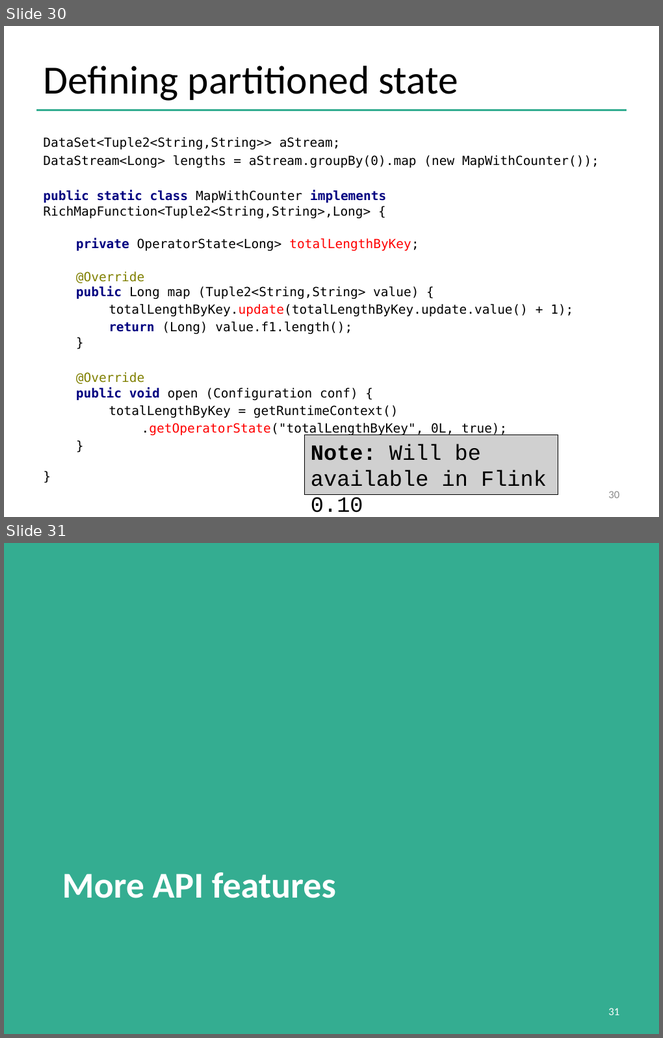
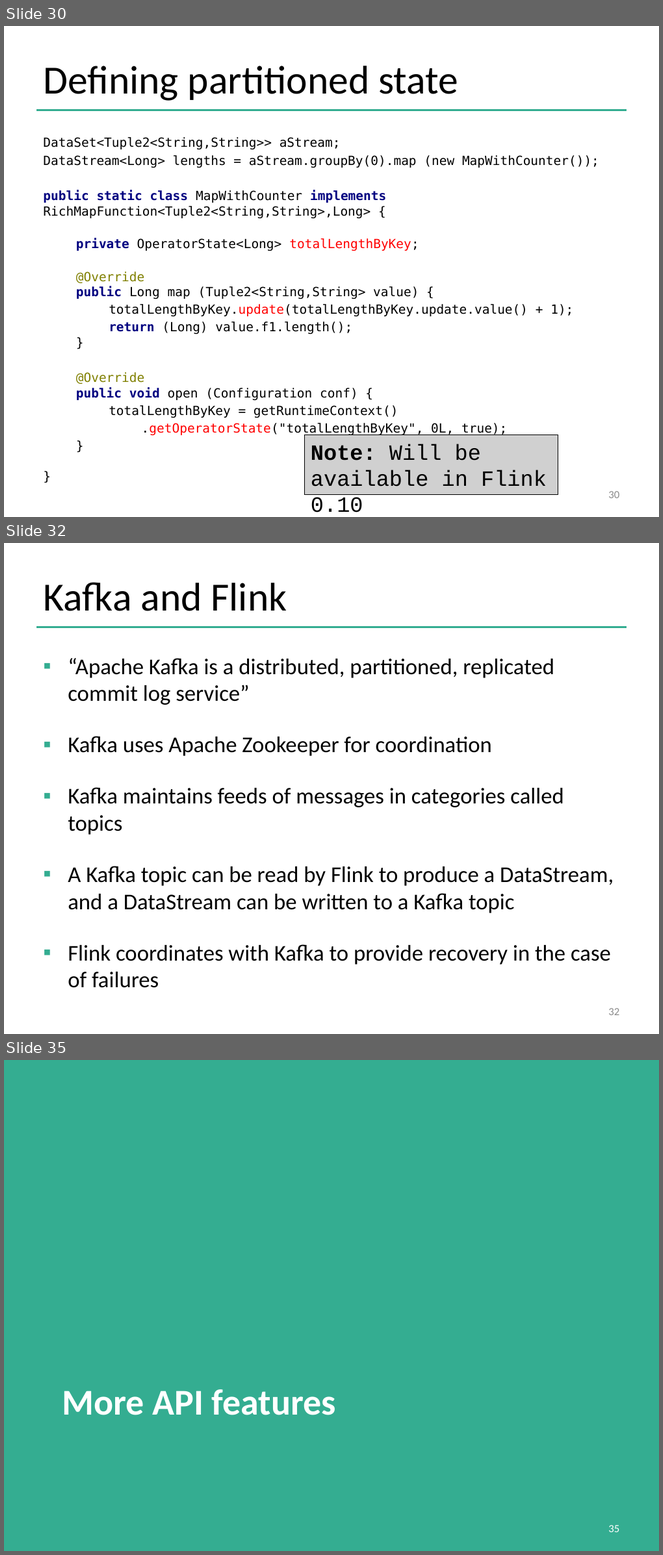
Before and after one commit to dataArtisans/flink-training-web, a slide deck: slides/flink_stream_advanced.pptx. Shown one above the other, each under a label of ours: slides 30 and 31 before the commit, slides 30, 32 and 35 after it; the slides between them are not shown. The pictures are 663x1038 and 663x1555 pixels, drawn with LibreOffice and Linux fonts; fonts in the diff are those of the drawing; grey boxes stand for pictures; background and template pictures are left out. Boxes give left, top, right and bottom in pixels: in the first picture for what was removed or moved away, otherwise in the second. Text is boxed around its words. In the diff, an @@ line names an element or a change of style, - is before the commit and + after.

Commit message:
Updated DataStream slides and moved Kafka from Basic to Advanced

```diff
--- a/slides/flink_stream_advanced.pptx
+++ b/slides/flink_stream_advanced.pptx
@@ slide 32 added at box(4, 543, 659, 1034), background #FFFFFF; not listed: 1 template element that a slide beside it also shows @@
@@ title added at box(43, 582, 287, 611), 44 pt, text #000000 @@
+Kafka and Flink
@@ text added at box(68, 658, 614, 988), 24.8 pt, text #000000 @@
+▪ “Apache Kafka is a distributed, partitioned, replicated commit log service”
+▪ Kafka uses Apache Zookeeper for coordination
+▪ Kafka maintains feeds of messages in categories called topics
+▪ A Kafka topic can be read by Flink to produce a DataStream, and a DataStream can be written to a Kafka topic
+▪ Flink coordinates with Kafka to provide recovery in the case of failures
@@ page number added at box(608, 1008, 620, 1016), 12 pt, text #8C8C8C @@
+32
@@ what was slide 31 is now slide 35 @@
@@ page number at box(608, 1525, 620, 1533): text changed @@
-31
+35
```
Also in this commit, not shown: 3 other slides added, 3 other files.
